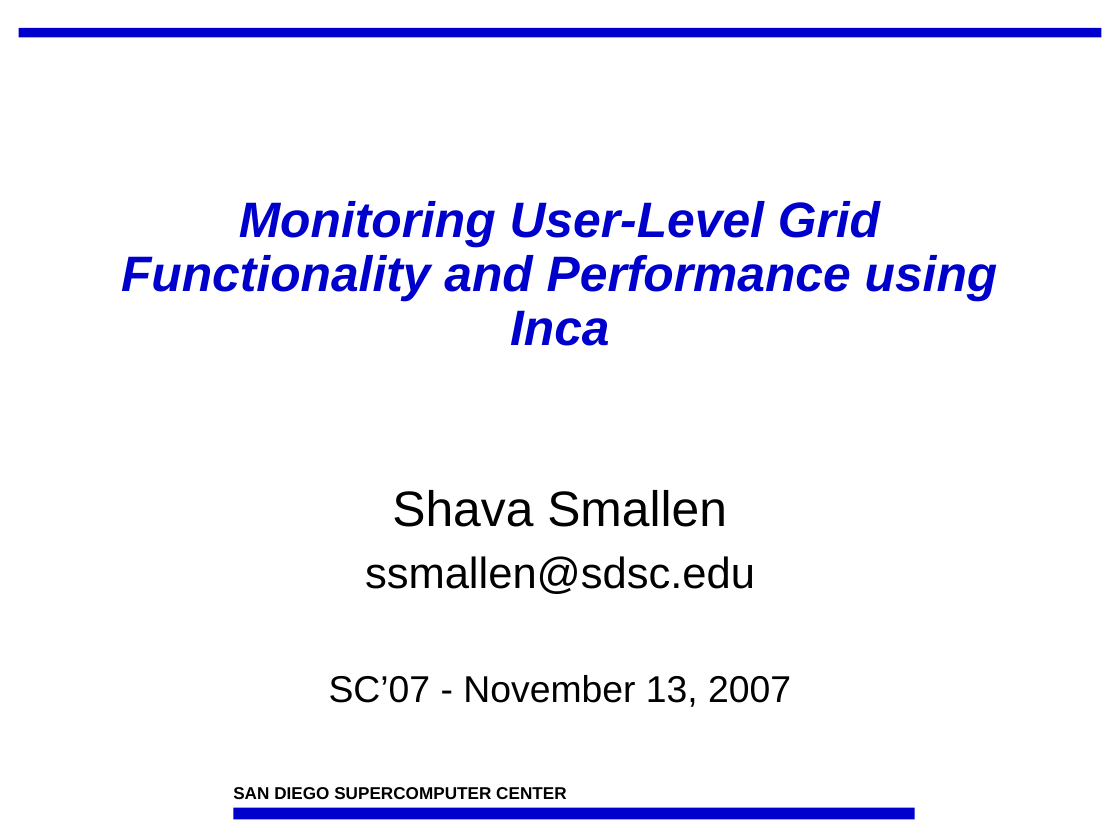
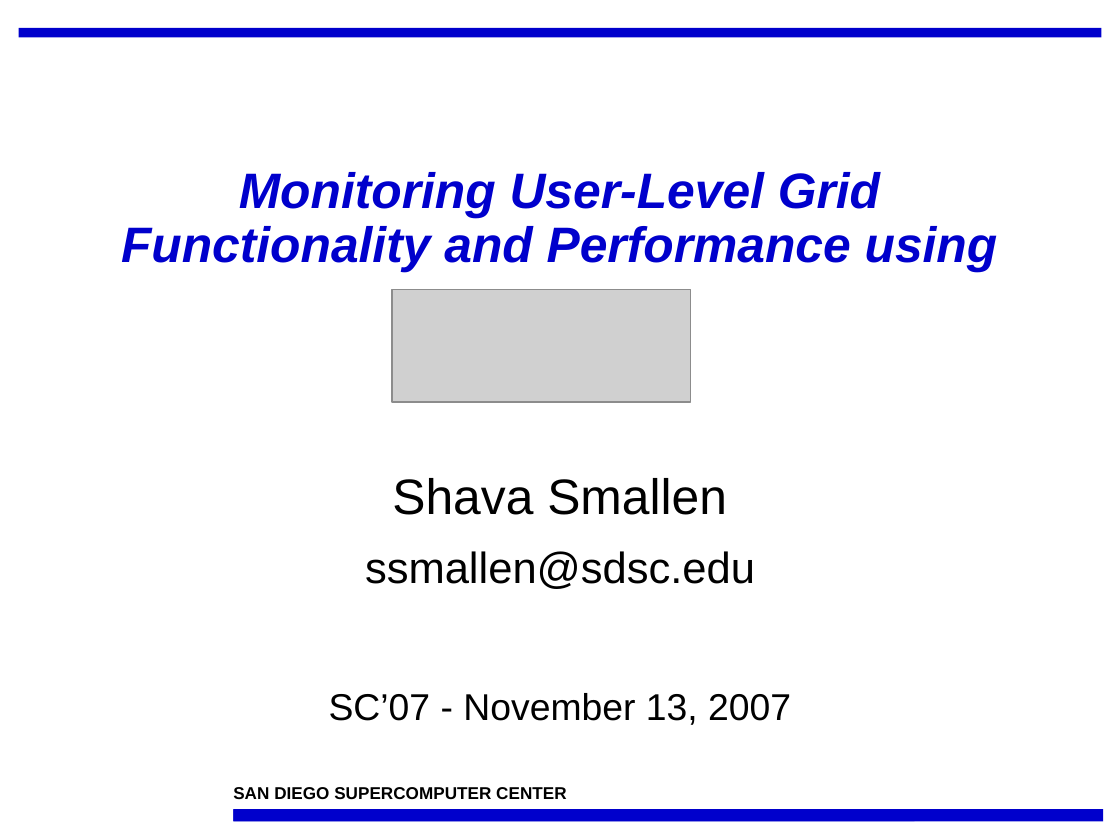
Before and after one commit to IncaProject/inca-xsede, a slide deck: slide 1 of talks/sc07/inca-sc07.ppt. Drawn at 1120x840 pixels with LibreOffice and Linux fonts; fonts in the diff are those of the drawing; grey boxes stand for pictures; background and template pictures are left out. Boxes give left, top, right and bottom in pixels: in the first picture for what was removed or moved away, otherwise in the second. Text is boxed around its words. In the diff, an @@ line names an element or a change of style, - is before the commit and + after.

```diff
--- a/talks/sc07/inca-sc07.ppt
+++ b/talks/sc07/inca-sc07.ppt
@@ title at (121,172,998,272): text changed @@
-Monitoring User-Level Grid Functionality and Performance using Inca
+Monitoring User-Level Grid Functionality and Performance using
@@ picture added at (392,289,691,402) @@
@@ subtitle "Shava Smallen": place and size @@
-subtitle "Shava Smallen" at (329,490,791,707)
+subtitle "Shava Smallen" at (329,478,791,725)
@@ subtitle "Shava Smallen" at (329,478,791,725): line spacing 0.95 to 0.5; more space between paragraphs; line spacing 0.95 to 0.85 @@
@@ rectangle added at (915,756,1120,840), fill #FFFFFF @@
@@ rectangle added at (233,809,1103,821), fill #0000CC @@
```
Also in this commit, not shown: 17 other slides changed, 1 slide added, 2 slides removed, 16 other files.
